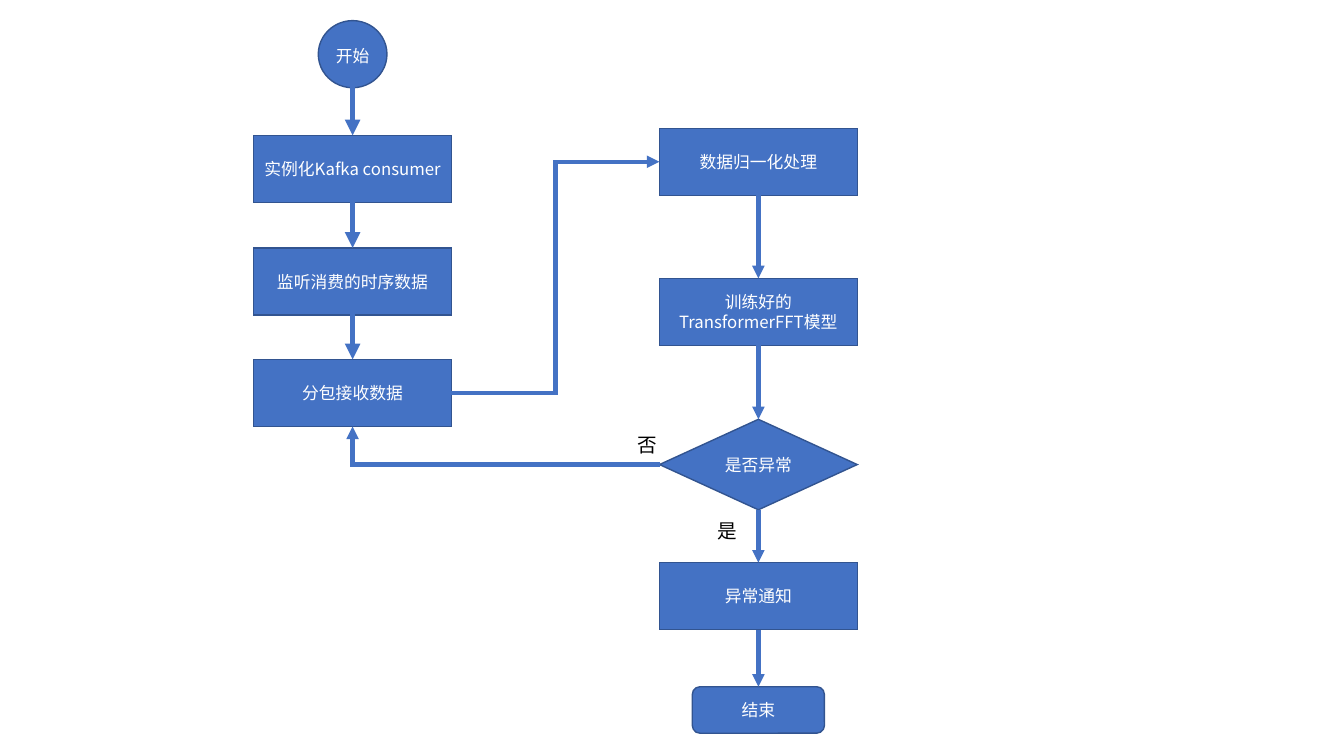
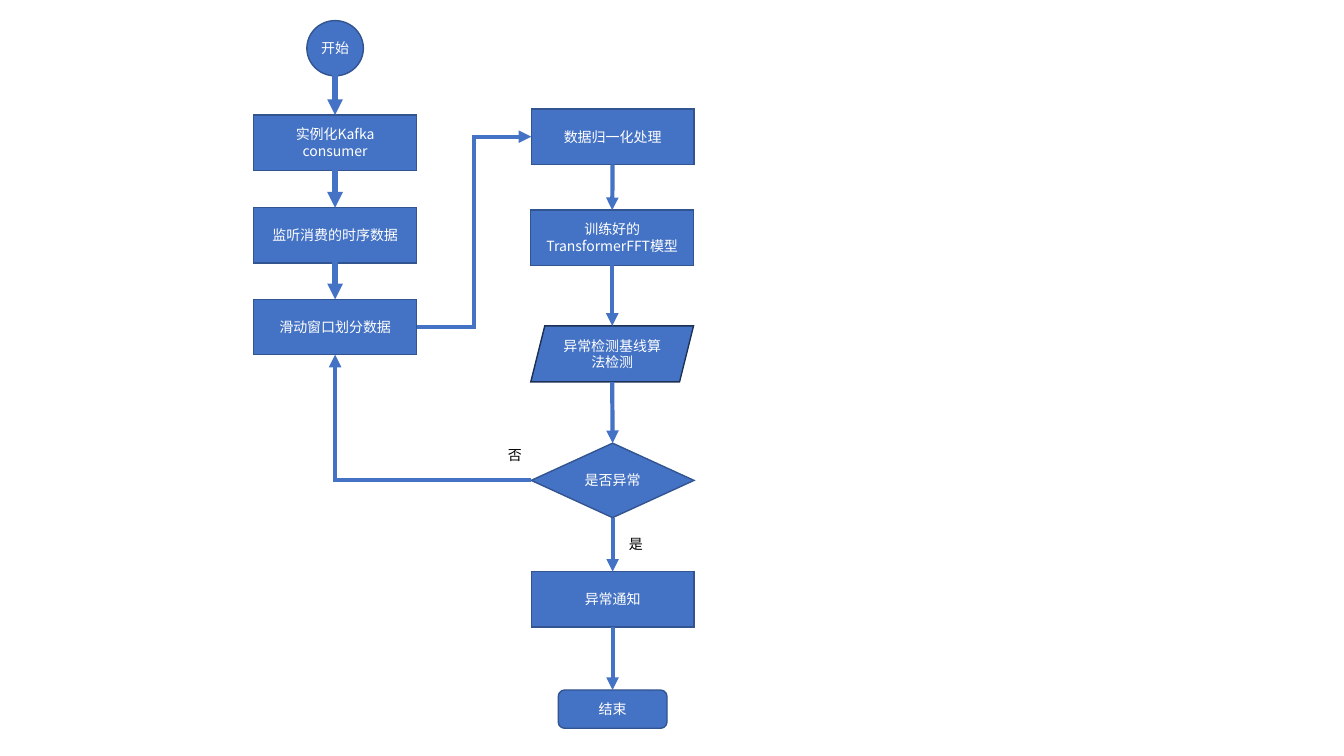
Before and after one commit to jay-eb/TransformerFFT, a slide deck: slide 3 of project/模型.pptx. Drawn at 1344x756 pixels with LibreOffice and Linux fonts; fonts in the diff are those of the drawing. Boxes give left, top, right and bottom in pixels: in the first picture for what was removed or moved away, otherwise in the second. Text is boxed around its words. In the diff, an @@ line names an element or a change of style, - is before the commit and + after.

```diff
--- a/project/模型.pptx
+++ b/project/模型.pptx
@@ ellipse: place and size @@
-ellipse at [319, 20, 387, 88]
+ellipse at [307, 20, 363, 76]
@@ text "开始": place and size @@
-text "开始" at [336, 48, 370, 64]
+text "开始" at [321, 41, 349, 54]
@@ arrow moved from (353, 86) - (353, 135) to (335, 75) - (335, 115) @@
@@ rectangle "实例化Kafka consumer": place and size @@
-rectangle "实例化Kafka consumer" at [254, 135, 452, 203]
+rectangle "实例化Kafka consumer" at [254, 115, 417, 170]
@@ rectangle "数据归一化处理": place and size @@
-rectangle "数据归一化处理" at [659, 128, 857, 196]
+rectangle "数据归一化处理" at [531, 109, 695, 164]
@@ elbow arrow moved from (452, 393) - (659, 162) to (416, 327) - (531, 137) @@
@@ arrow moved from (353, 203) - (353, 248) to (335, 170) - (335, 208) @@
@@ arrow moved from (758, 196) - (758, 278) to (613, 164) - (612, 210) @@
@@ rectangle "监听消费的时序数据": place and size @@
-rectangle "监听消费的时序数据" at [254, 248, 452, 316]
+rectangle "监听消费的时序数据" at [254, 208, 417, 263]
@@ size 12 to 10 pt in 8 elements at [321, 41, 349, 54], [254, 115, 417, 170], [254, 208, 417, 263], [559, 691, 667, 729], [531, 572, 695, 627], [531, 444, 695, 518], [531, 109, 695, 164], [531, 210, 695, 265] @@
@@ rectangle "训练好的TransformerFFT模型": place and size @@
-rectangle "训练好的TransformerFFT模型" at [659, 278, 857, 346]
+rectangle "训练好的TransformerFFT模型" at [531, 210, 695, 265]
@@ arrow moved from (353, 309) - (353, 359) to (335, 258) - (335, 299) @@
@@ arrow added from (612, 265) to (612, 326), #4472C4 3 pt @@
@@ rectangle "滑动窗口划分数据": place and size @@
-rectangle "滑动窗口划分数据" at [254, 359, 452, 426]
+rectangle "滑动窗口划分数据" at [254, 299, 417, 355]
@@ text in rectangle at [279, 320, 391, 333]: text changed; size 12 to 10 pt @@
-分包接收数据
+滑动窗口划分数据
@@ parallelogram added at [531, 326, 695, 382], fill #4472C4, outline #1E3256 1 pt, 10 pt, text #FFFFFF @@
+异常检测基线算法检测
@@ elbow arrow moved from (659, 465) - (353, 426) to (531, 481) - (335, 355) @@
@@ arrow moved from (758, 346) - (758, 419) to (612, 382) - (613, 444) @@
@@ text "否" at [508, 449, 522, 461]: size 14 to 10 pt @@
@@ text "否": place and size @@
-text "否" at [638, 436, 658, 454]
+text "否" at [508, 449, 522, 461]
@@ diamond "是否异常": place and size @@
-diamond "是否异常" at [659, 419, 857, 510]
+diamond "是否异常" at [531, 444, 695, 518]
@@ arrow moved from (758, 510) - (758, 563) to (613, 518) - (613, 572) @@
@@ text "是": place and size @@
-text "是" at [718, 522, 738, 540]
+text "是" at [629, 538, 643, 550]
@@ text "是" at [629, 538, 643, 550]: size 14 to 10 pt @@
@@ rectangle "异常通知": place and size @@
-rectangle "异常通知" at [659, 563, 857, 630]
+rectangle "异常通知" at [531, 572, 695, 627]
@@ arrow moved from (758, 630) - (758, 687) to (613, 627) - (613, 691) @@
@@ rounded rectangle "结束": place and size @@
-rounded rectangle "结束" at [693, 687, 825, 733]
+rounded rectangle "结束" at [559, 691, 667, 729]
```
Also in this commit, not shown: 1 other slide changed, 1 slide added, 1 other file.
